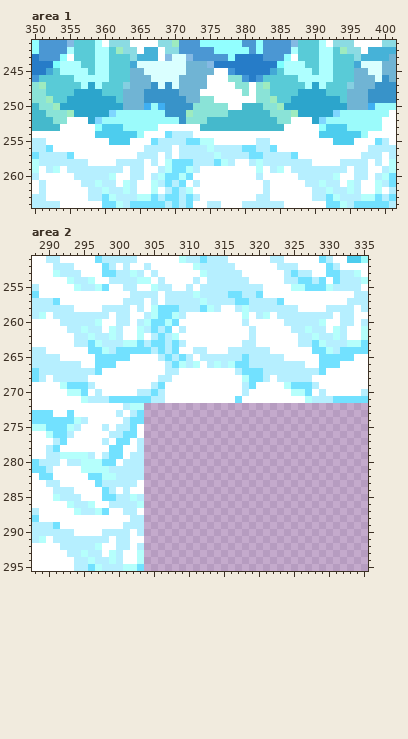
Pixel-art file -- resources pengu/tiles.aseprite. The first picture shows the starting point.
512x512 pixels, 1 frame. Colours within 5 levels of each other are drawn and written as one. Shown: area 1: x 350..401, y 241..264; area 2: x 288..335, y 251..295. The commit also changed other parts of the picture, which this record leaves out.
After the commit:
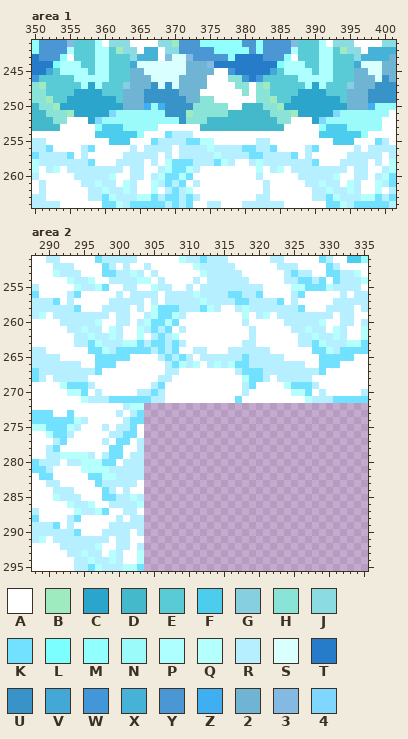
Palette (. is transparent): A #ffffff  B #9eebbf  C #2ca5cc  D #45b9cc  E #59cbd7  F #4dcdee  G #85cfe1  H #8ae3d7  J #8bdbe3  K #72e1ff  L #7cffff  M #92ffff  N #9bfbfb  P #aeffff  Q #b5fffc  R #b6efff  S #daffff  T #267cc8  U #3893c9  V #43a8d6  W #4297d8  X #46b2d8  Y #4b97d3  Z #3faff2  2 #70b4d4  3 #84b9e3  4 #7fd6ff
The edit:
Area 1, layer "platforms":
y 256: x 357..358 AA -> RK; x 364 A -> R; x 389..390 AA -> RK; x 396 A -> R
y 257: x 357 A -> R; x 363..364 AA -> RR; x 389 A -> R; x 395..396 AA -> RR
y 258: x 358 A -> K; x 390 A -> K
Area 2, layer "platforms":
y 256: x 293..294 AA -> RK; x 300 A -> R; x 325..326 AA -> RK; x 332 A -> R
y 257: x 293 A -> R; x 299..300 AA -> RR; x 325 A -> R; x 331..332 AA -> RR
y 258: x 294 A -> K; x 326 A -> K
y 288: x 293..294 AA -> RK; x 300 A -> R
y 289: x 293 A -> R; x 299..300 AA -> RR
y 290: x 294 A -> K
Boxes around the changes in both pictures, in picture pixels (x1, y1, x2, y2):
changed: (81, 145, 95, 166)
changed: (123, 145, 137, 159)
changed: (305, 145, 319, 166)
changed: (347, 145, 361, 159)
changed: (67, 291, 123, 312)
changed: (291, 291, 305, 312)
changed: (333, 291, 347, 305)
changed: (67, 515, 123, 536)
